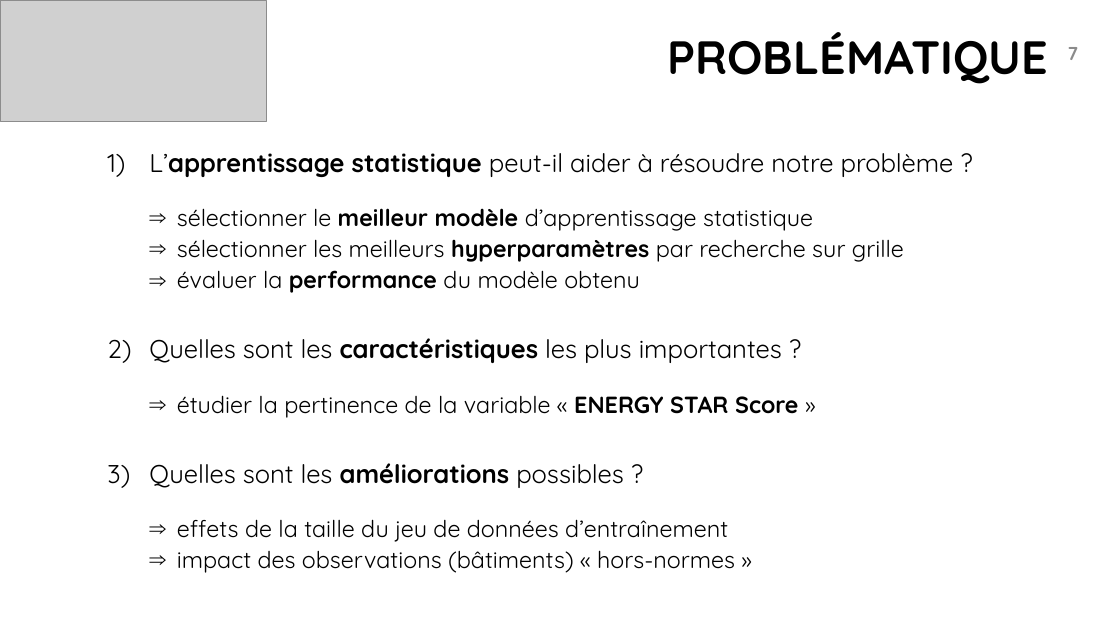
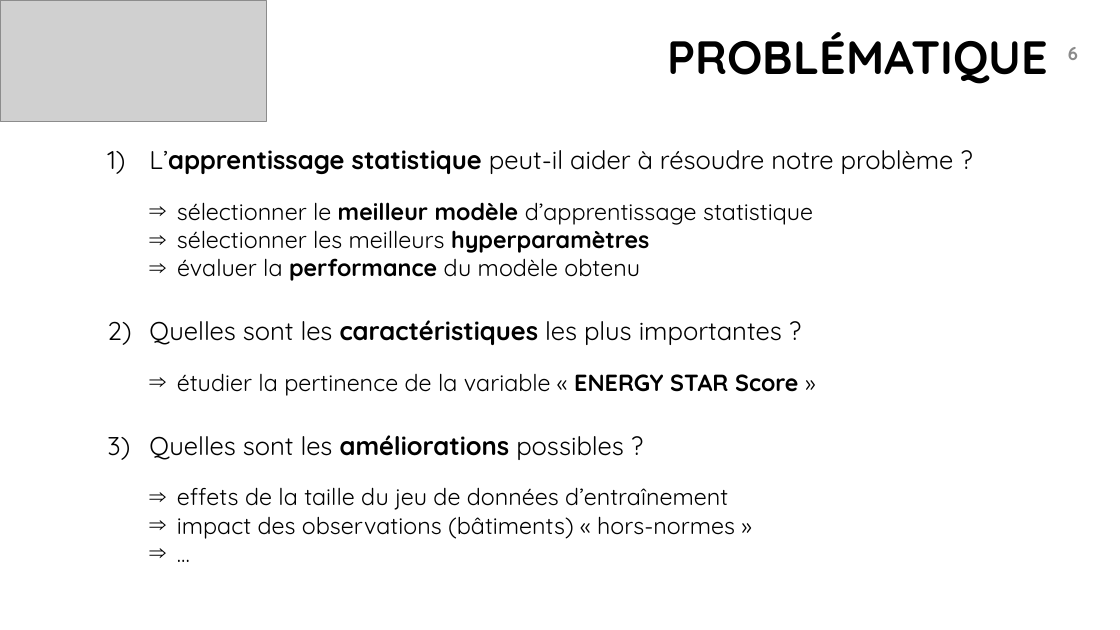
Before and after one commit to bayethiernodiop/Parcours-Data-Scientist, a slide deck: slide 6 of projet4/projet4.pptx (slide 7 before the commit). Drawn at 1120x630 pixels with LibreOffice and Linux fonts; fonts in the diff are those of the drawing; grey boxes stand for pictures; background and template pictures are left out. Boxes give left, top, right and bottom in pixels: in the first picture for what was removed or moved away, otherwise in the second. Text is boxed around its words. In the diff, an @@ line names an element or a change of style, - is before the commit and + after.

```diff
--- a/projet4/projet4.pptx
+++ b/projet4/projet4.pptx
@@ page number at bbox=[1068, 47, 1078, 60]: text changed @@
-7
+6
@@ text at bbox=[149, 150, 954, 539]: paragraph added @@
+  ⇒ …
@@ text at bbox=[149, 150, 954, 539]: line spacing 0.9 to 0.8 @@
@@ text at bbox=[177, 224, 649, 253]: text changed @@
-  ⇒ sélectionner les meilleurs hyperparamètres par recherche sur grille
+  ⇒ sélectionner les meilleurs hyperparamètres
```
Also in this commit, not shown: 3 other slides changed, 7 slides added, 1 slide removed, 7 other files.
